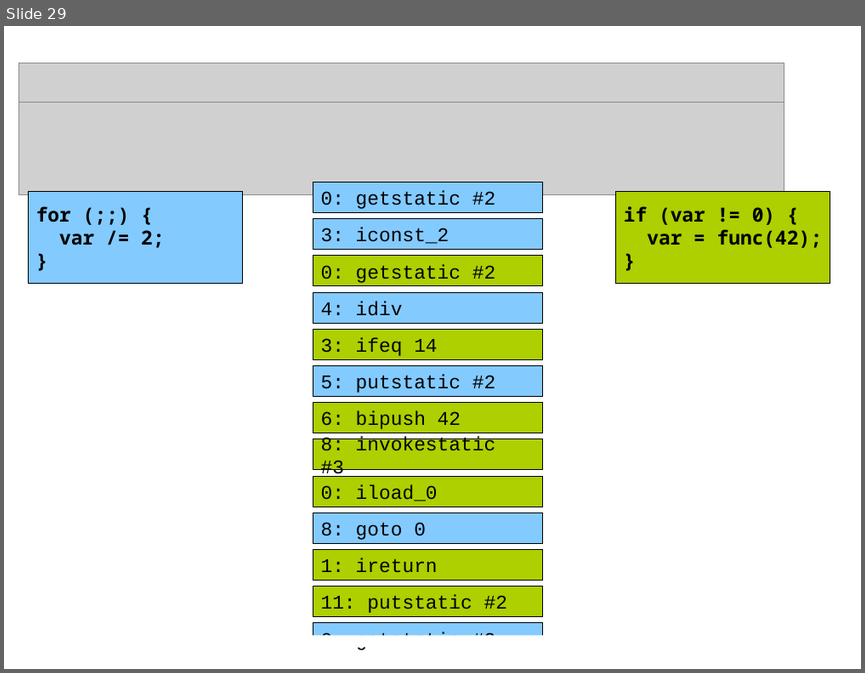
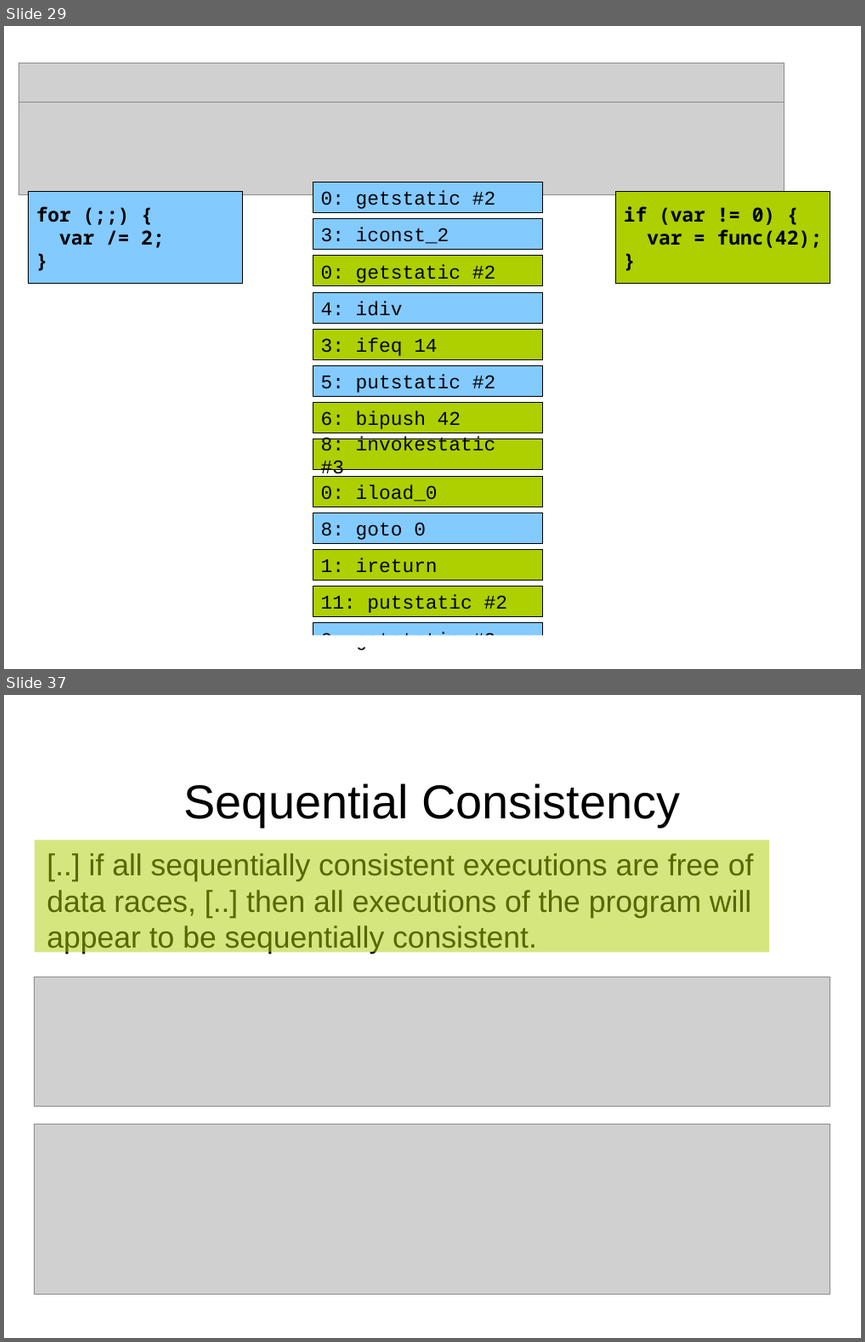
Before and after one commit to dlindner/vorlesung-se2-dhbw, a slide deck: added_2016/Java Memory Model.odp. Shown one above the other, each under a label of ours: slide 29 before the commit, slides 29 and 37 after it; the slides between them are not shown. The pictures are 865x673 and 865x1342 pixels, drawn with LibreOffice and Linux fonts; fonts in the diff are those of the drawing; grey boxes stand for pictures; background and template pictures are left out. Boxes give left, top, right and bottom in pixels: in the first picture for what was removed or moved away, otherwise in the second. Text is boxed around its words. In the diff, an @@ line names an element or a change of style, - is before the commit and + after.

```diff
--- a/added_2016/Java Memory Model.odp
+++ b/added_2016/Java Memory Model.odp
@@ slide 37 added at (x1=4, y1=695, x2=861, y2=1338), background picture (left out) @@
@@ title added at (x1=184, y1=783, x2=680, y2=827), 44 pt, text #000000 @@
+Sequential Consistency
@@ rectangle added at (x1=35, y1=839, x2=769, y2=952), fill #AECF00 at 50% opacity @@
@@ text added at (x1=46, y1=853, x2=754, y2=954), 28 pt, text #000000 @@
+[..] if all sequentially consistent executions are free of data races, [..] then all executions of the program will appear to be sequentially consistent.
@@ picture added at (x1=35, y1=976, x2=830, y2=1106) @@
@@ picture added at (x1=35, y1=1123, x2=830, y2=1294) @@
```
Also in this commit, not shown: 2 slides changed, 15 other slides added, 8 slides removed.
